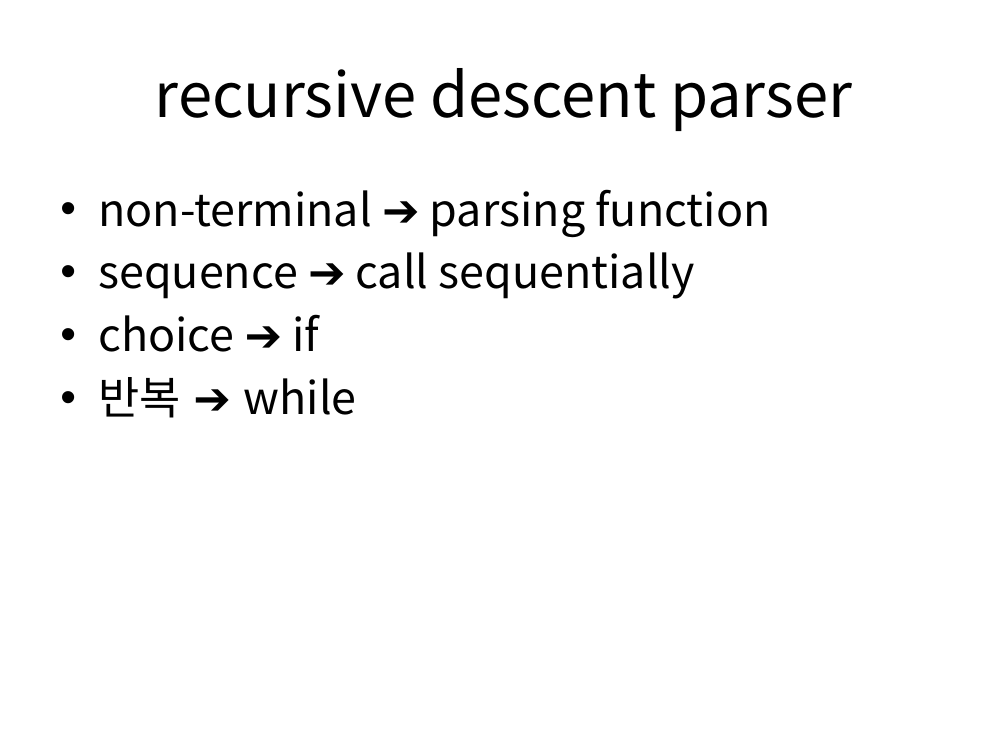
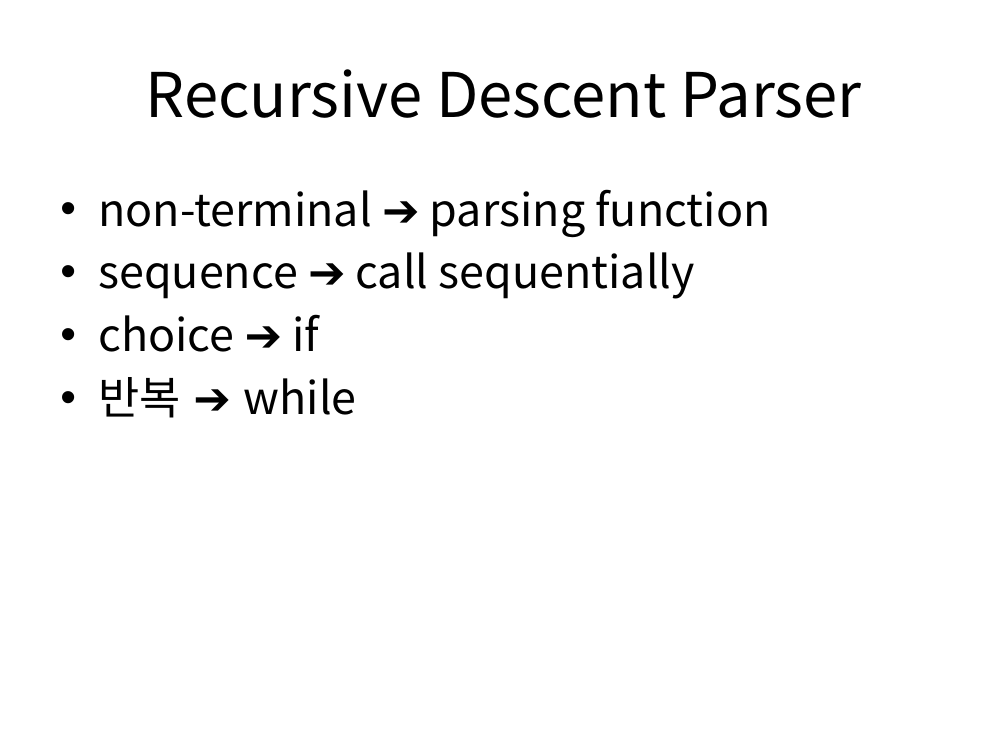
Before and after one commit to jooyunghan/parsing_basics, a slide deck: slide 13 of slides/Parsing 수식.pptx (slide 5 before the commit). Drawn at 1008x756 pixels with LibreOffice and Linux fonts; fonts in the diff are those of the drawing. Boxes give left, top, right and bottom in pixels: in the first picture for what was removed or moved away, otherwise in the second. Text is boxed around its words. In the diff, an @@ line names an element or a change of style, - is before the commit and + after.

Commit message:
parse 2-1
updated 'Parsing 수식'
and added new 'calc_java' sample

```diff
--- a/slides/Parsing 수식.pptx
+++ b/slides/Parsing 수식.pptx
@@ title at [146,69,861,118]: text changed @@
-recursive descent parser
+Recursive Descent Parser
```
Also in this commit, not shown: 7 other slides changed, 14 slides added, 1 slide removed, 8 other files.
